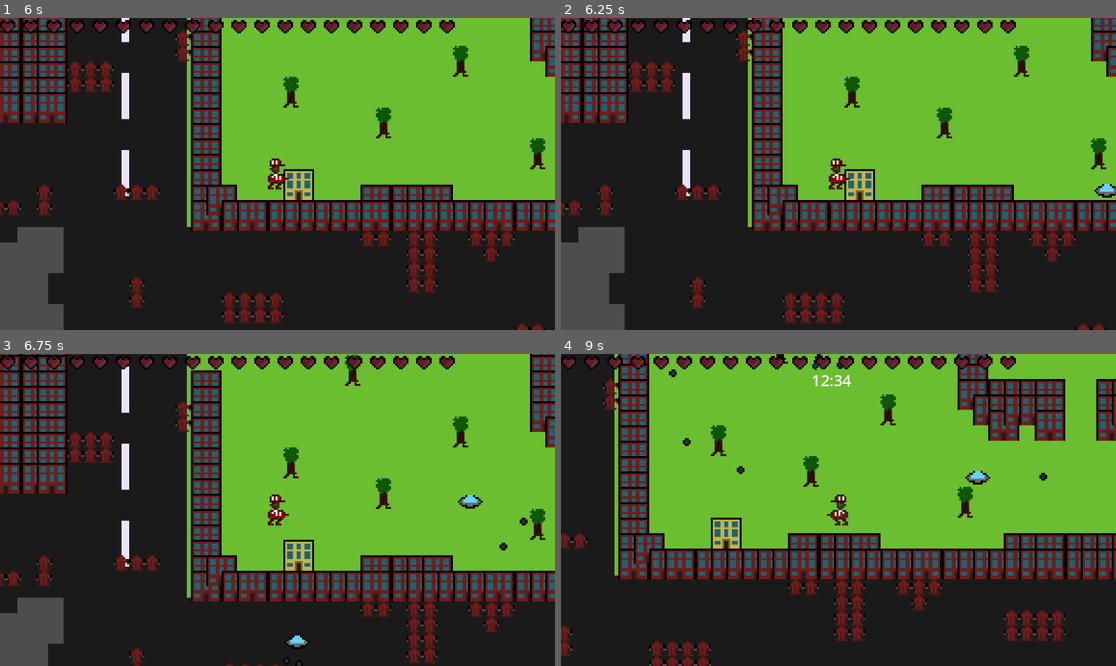
Above: before the commit, frames 1-4 (two rows, left to right).
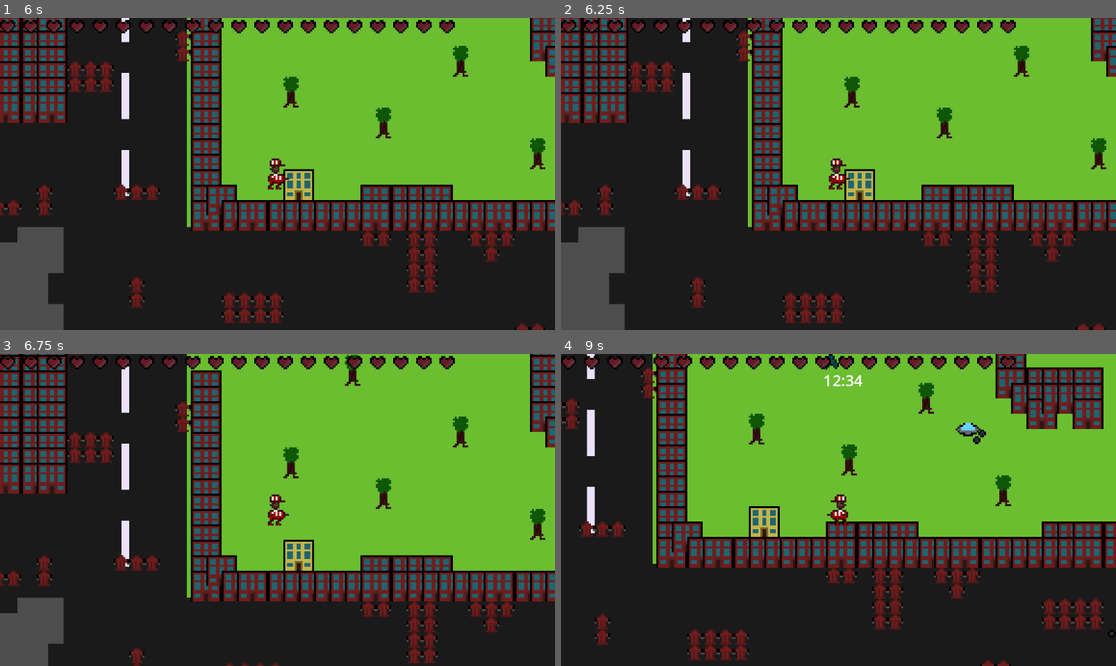
Above: after the commit, the same moments.

Repository: Lila-Kuhlt/Close-Encounters-of-the-Jeff-Kind
Game: Godot game, scene res://scenes/World.tscn
Two runs of this game, one before a commit and one after it. Both use one fixed random seed, a clock stepped at 60 frames per second and the inputs below.
Inputs:
- Up to frame 1 (6 s): tap Enter at 0.5 s; hold D (right) 0.53-1.28 s; hold S (down) 1.28-2.03 s; hold D (right) 2.03-2.78 s; tap Space at 2.75 s; hold W (up) 2.78-3.53 s; hold A (left) 3.53-5.03 s; hold S (down) 5.03-5.78 s; hold D (right) from 5.78 s (still down)
- Up to frame 2 (6.25 s): keep holding D (right)
- Up to frame 3 (6.75 s): release D (right) at 6.53 s; hold W (up) from 6.53 s (still down)
- Up to frame 4 (9 s): release W (up) at 7.28 s; hold D (right) 7.28-8.03 s; hold S (down) 8.03-8.78 s; hold A (left) from 8.78 s (still down)

Frame 1 is identical in both runs. In frame 2, 0.1% of the frame differs, in the area x 96-100%, y 53-58%; in frame 3, 0.3%; in frame 4, 33%, in the area x 0-100%, y 0-100%.

Commit message:
Reduce UFO spawn rate
Remove debug print

Diff:
--- a/godot/scenes/World.tscn
+++ b/godot/scenes/World.tscn
@@ -183,7 +183,7 @@
 position = Vector2(380, 238)
 
 [node name="UfoTimer" type="Timer" parent="."]
-wait_time = 1.5
+wait_time = 4.0
 autostart = true
 
 [node name="PackageSpawnTimer" type="Timer" parent="."]
--- a/godot/src/Ufo.gd
+++ b/godot/src/Ufo.gd
@@ -24,7 +24,6 @@
 	position += delta * SPEED * direction
 	travel_time += delta * SPEED
 	if travel_time > MAX_TRAVEL_TIME:
-		print('freeing')
 		queue_free()
 
 func rand_edge_point(vp: Rect2) -> Vector2:
